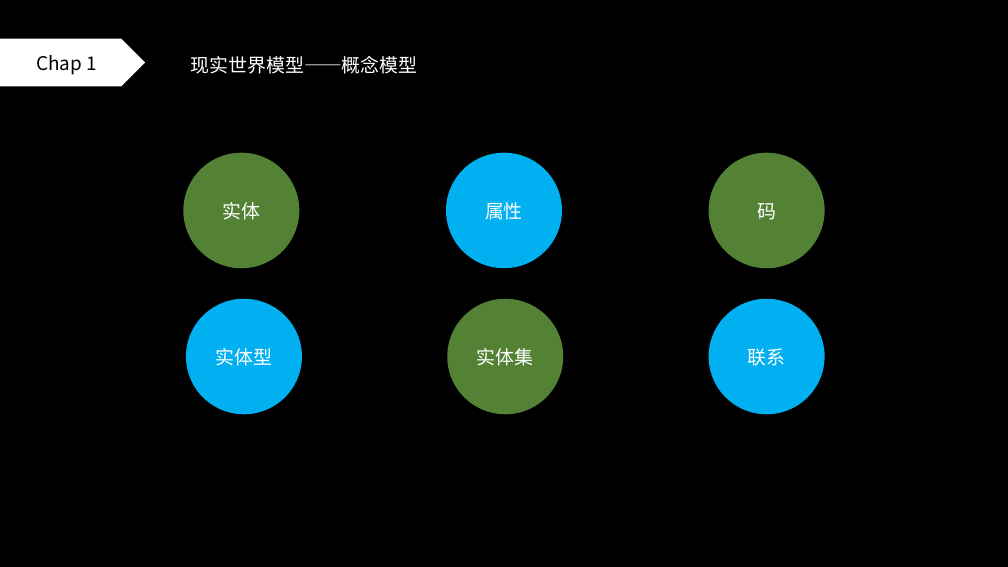
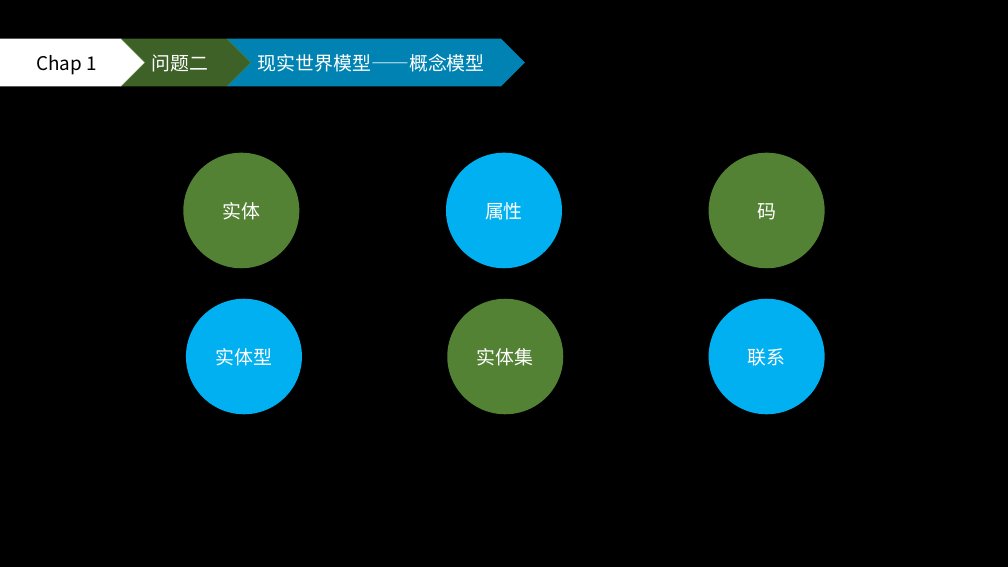
Before and after one commit to 50mengzhu/Database, a slide deck: slide 5 of ReationalDB.pptx. Drawn at 1008x567 pixels with LibreOffice and Linux fonts; fonts in the diff are those of the drawing. Boxes give left, top, right and bottom in pixels: in the first picture for what was removed or moved away, otherwise in the second. Text is boxed around its words. In the diff, an @@ line names an element or a change of style, - is before the commit and + after.

```diff
--- a/ReationalDB.pptx
+++ b/ReationalDB.pptx
@@ chevron added at (x1=120, y1=39, x2=251, y2=86), fill #548235 at 75% opacity, 18 pt, text #FFFFFF @@
+问题二
@@ chevron "现实世界模型——概念模型" resized from (x1=191, y1=56, x2=418, y2=74) to (x1=227, y1=39, x2=526, y2=86) @@
@@ chevron "现实世界模型——概念模型" at (x1=227, y1=39, x2=526, y2=86): vertical alignment top to middle; fill none to #00B0F0 at 75% opacity @@
```
Also in this commit, not shown: 3 other slides changed, 20 slides added, 3 slides removed, 1 other file.
